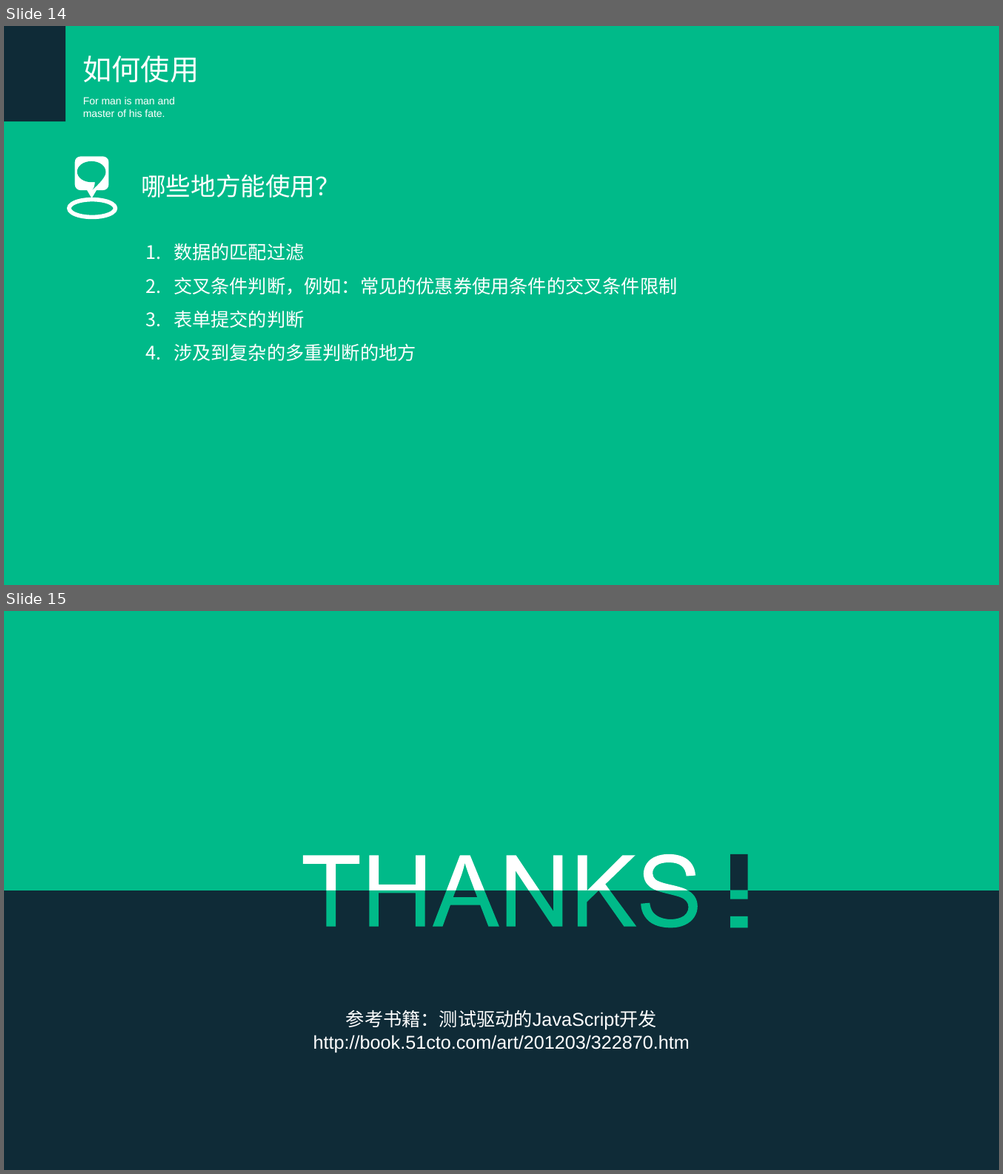
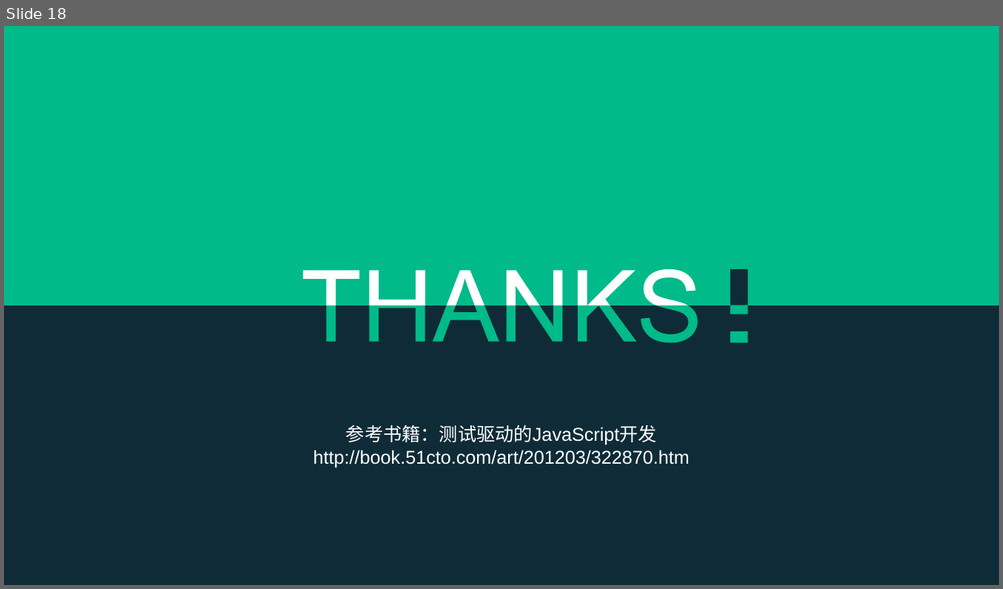
Before and after one commit to hanangjie/play, a slide deck: share/TDT/测试驱动开发.ppt. Shown one above the other, each under a label of ours: slides 14 and 15 before the commit, slide 18 after it. The pictures are 1003x1174 and 1003x589 pixels, drawn with LibreOffice and Linux fonts; fonts in the diff are those of the drawing. Boxes give left, top, right and bottom in pixels: in the first picture for what was removed or moved away, otherwise in the second. Text is boxed around its words. In the diff, an @@ line names an element or a change of style, - is before the commit and + after.

```diff
--- a/share/TDT/测试驱动开发.ppt
+++ b/share/TDT/测试驱动开发.ppt
@@ slide 14 removed at (x1=4, y1=26, x2=999, y2=585), background #00BA89 @@
@@ rectangle removed at (x1=4, y1=26, x2=66, y2=121) @@
@@ text removed at (x1=83, y1=56, x2=199, y2=83) @@
-如何使用
@@ text removed at (x1=83, y1=97, x2=175, y2=117) @@
-For man is man and master of his fate.
@@ freeform shape removed at (x1=75, y1=156, x2=108, y2=198) @@
@@ freeform shape removed at (x1=77, y1=161, x2=105, y2=190) @@
@@ text removed at (x1=141, y1=174, x2=340, y2=198) @@
-哪些地方能使用？
@@ ellipse removed at (x1=69, y1=200, x2=115, y2=218) @@
@@ text removed at (x1=173, y1=243, x2=677, y2=361) @@
-1. 数据的匹配过滤
-2. 交叉条件判断，例如：常见的优惠券使用条件的交叉条件限制
-3. 表单提交的判断
-4. 涉及到复杂的多重判断的地方
@@ what was slide 15 is now slide 18 @@
```
Also in this commit, not shown: 5 slides changed, 4 slides added, 3 other files.
